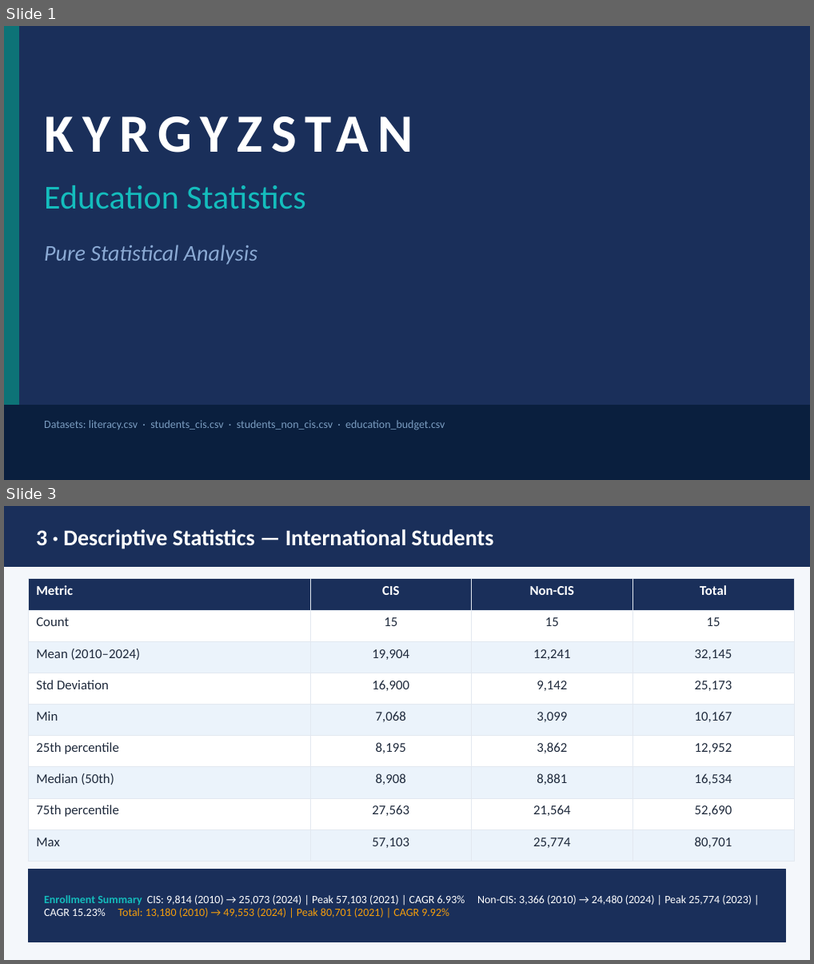
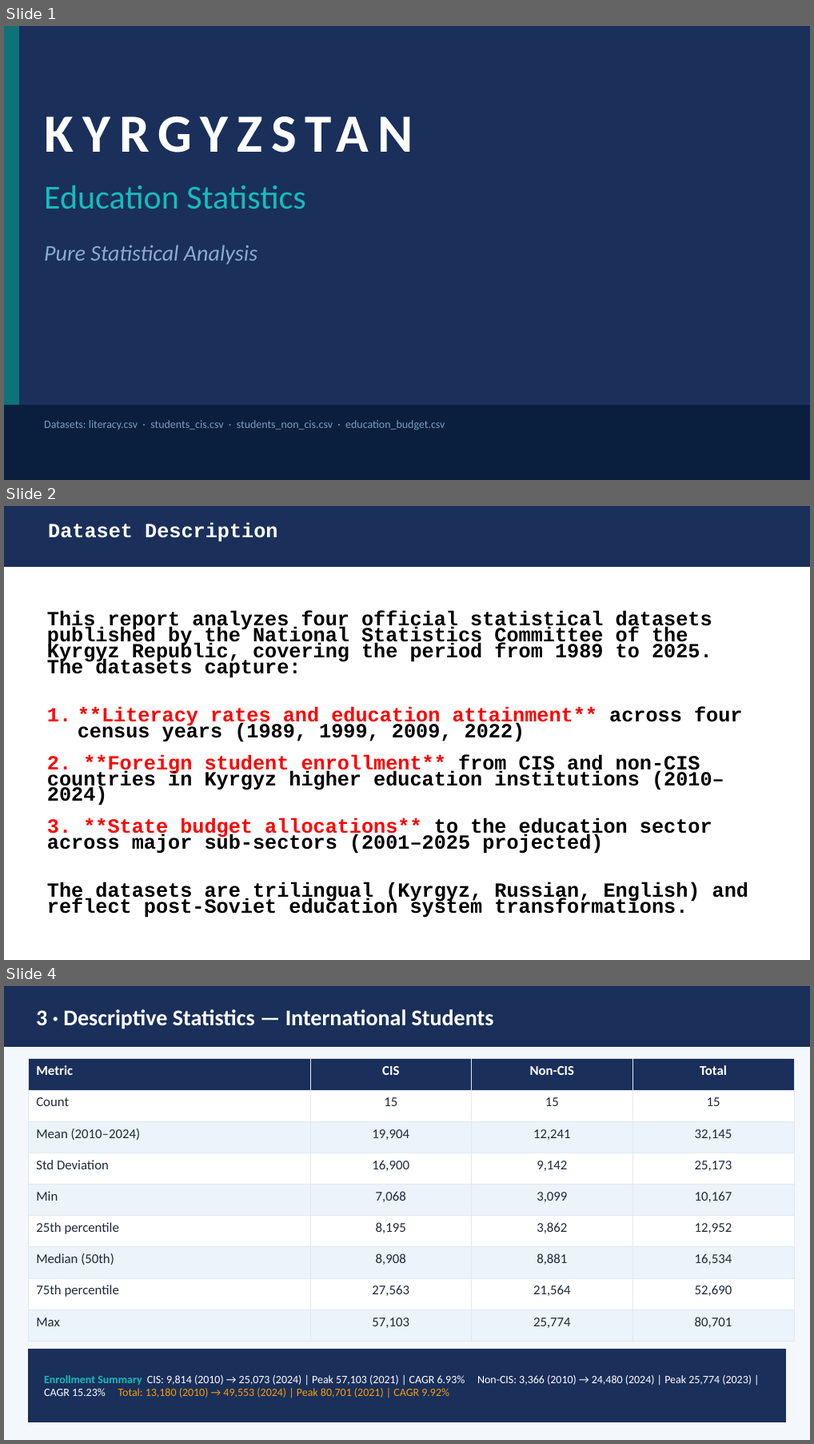
Before and after one commit to MuliShKa/kyrgyzstan-education-analysis, a slide deck: Kyrgyzstan_Education_Stats_WithConclusion.pptx. Shown one above the other, each under a label of ours: slides 1 and 3 before the commit, slides 1, 2 and 4 after it; the slides between them are not shown. The pictures are 814x964 and 814x1444 pixels, drawn with LibreOffice and Linux fonts; fonts in the diff are those of the drawing. Boxes give left, top, right and bottom in pixels: in the first picture for what was removed or moved away, otherwise in the second. Text is boxed around its words. In the diff, an @@ line names an element or a change of style, - is before the commit and + after.

```diff
--- a/Kyrgyzstan_Education_Stats_WithConclusion.pptx
+++ b/Kyrgyzstan_Education_Stats_WithConclusion.pptx
@@ slide 2 added at (4,506,810,960), background #FFFFFF @@
@@ rectangle added at (4,506,810,567), fill #1A2F5A, outline #1A2F5A 1 pt, 18 pt, text #FFFFFF, bold @@
+Dataset Description
@@ text added at (47,610,749,917), 18 pt, text #000000, bold @@
+This report analyzes four official statistical datasets published by the National Statistics Committee of the Kyrgyz Republic, covering the period from 1989 to 2025. The datasets capture:
+1. **Literacy rates and education attainment** across four census years (1989, 1999, 2009, 2022)
+2. **Foreign student enrollment** from CIS and non-CIS countries in Kyrgyz higher education institutions (2010–2024)
+3. **State budget allocations** to the education sector across major sub-sectors (2001–2025 projected)
+The datasets are trilingual (Kyrgyz, Russian, English) and reflect post-Soviet education system transformations.
@@ what was slide 3 is now slide 4 @@
```
Also in this commit, not shown: 1 slide changed, 1 other slide added, 1 slide removed.
